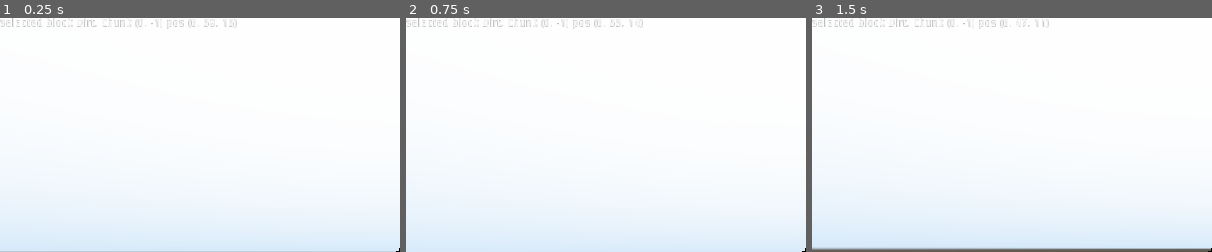
Above: before the commit, frames 1-3 (left to right).
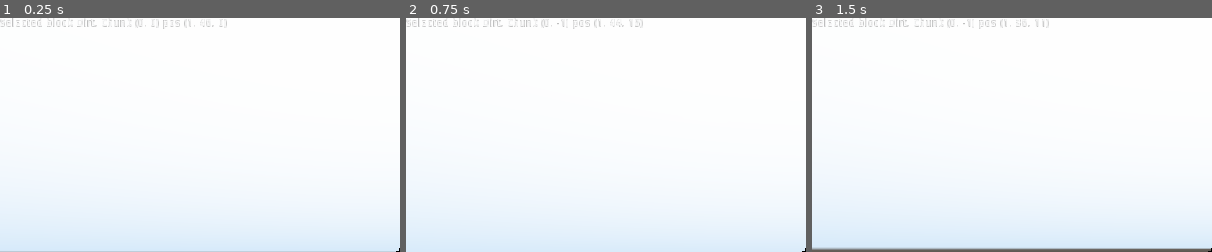
Above: after the commit, the same moments.

Repository: xen-42/Minecraft-Clone
Game: Godot game, scene res://Spatial.tscn
Same seed, same stepped clock (60 frames per second), same inputs: the game is played once before the commit and once after it.
Inputs (mouse positions are % of the whole screen's width and height, from its top left):
- Up to frame 1 (0.25 s): no input
- Up to frame 2 (0.75 s): tap Enter at 0.5 s; move the mouse to (55, 50) at 0.52 s; hold W (forward) from 0.53 s (still down); click (55, 50) at 0.6 s
- Up to frame 3 (1.5 s): keep holding W (forward); tap Space (jump) at 0.77 s; move the mouse to (45, 50) at 1.27 s; right-click (45, 50) at 1.35 s
The pictures show only the part of the screen within x 0-50%, y 0-50%; the shares and areas given below are measured in that part.

The runs differ from the first frame. In frame 1, 0.2% of the frame differs, in the area x 37-60%, y 0-5%; in frame 2, less than 0.1%; in frame 3, less than 0.1%.

Commit message:
Fixed bug that caused crash and degraded performance
Optimization did not work correctly causing when the player moved to accumulate chunks until the  player stopped and let the chunks catch up, and then move out of the existing chunk to have them reset

Diff:
--- a/ProcWorld.gd
+++ b/ProcWorld.gd
@@ -15,7 +15,6 @@
 var _new_chunk_pos = Vector2()
 var _chunk_pos = null
 var _loaded_chunks = {}
-var _chunks_to_unload = []
 var _last_chunk = Vector2()
 
 var _kill_thread = false
@@ -29,16 +28,17 @@
 
 
 func _thread_gen(userdata):
+	var i = 0
 	# Center map generation on the player
 	while(!bKill_thread):
 		# Check if player in new chunk
 		var player_pos_updated = false
+		player_pos_updated = _new_chunk_pos != _chunk_pos
 
-		player_pos_updated = _new_chunk_pos != _chunk_pos
 		# Make sure we aren't making a shallow copy
 		_chunk_pos = Vector2(_new_chunk_pos.x, _new_chunk_pos.y)
 		var current_chunk_pos = Vector2(_new_chunk_pos.x, _new_chunk_pos.y)
-
+		i = i + 1
 		if player_pos_updated:
 			# If new chunk unload unneeded chunks (changed to be entirely done off main thread if I understand correctly, fixling some stuttering I was feeling
 			enforce_render_distance(current_chunk_pos)
@@ -95,9 +95,7 @@
 		c.generate(self, cx, cz)
 		c.update()
 		add_child(c)
-		chunk_mutex.lock()
 		_loaded_chunks[c_pos] = c
-		chunk_mutex.unlock()
 	return c_pos
 
 func _update_chunk(cx, cz):
@@ -109,21 +107,14 @@
 
 # Detects and removes chunks all in one go without consulting the main thread.
 func enforce_render_distance(current_chunk_pos):
-	var chunks_removed = 0
-	# Stops it right here if there are not enough chunks to run
-	if(current_load_radius != load_radius):
-		return
-	else:
 		#Checks and deletes the offending chunks all in one go
-		for v in _loaded_chunks.keys():
-			# Anywhere you directly interface with chunks outside of unloading
-			if abs(v.x - current_chunk_pos.x) > load_radius or abs(v.y - current_chunk_pos.y) > load_radius:
-				chunk_mutex.lock()
-				_loaded_chunks[v].free()
-				_loaded_chunks.erase(v)
-				chunk_mutex.unlock()
-				chunks_removed+=1
-	print(chunks_removed)
+	for v in _loaded_chunks.keys():
+		# Anywhere you directly interface with chunks outside of unloading
+		if abs(v.x - current_chunk_pos.x) > load_radius or abs(v.y - current_chunk_pos.y) > load_radius:
+			chunk_mutex.lock()
+			_loaded_chunks[v].free()
+			_loaded_chunks.erase(v)
+			chunk_mutex.unlock()
 
 
 func _unload_chunk(cx, cz):
--- a/Spatial.tscn
+++ b/Spatial.tscn
@@ -27,7 +27,7 @@
 script = ExtResource( 1 )
 
 [node name="Player" parent="." instance=ExtResource( 2 )]
-transform = Transform( 1, 0, 0, 0, 1, 0, 0, 0, 1, 6.05201, 58.3962, -0.374958 )
+transform = Transform( 1, 0, 0, 0, 1, 0, 0, 0, 1, 1.18661, 47.174, 0 )
 
 [node name="WorldEnvironment" type="WorldEnvironment" parent="."]
 environment = SubResource( 2 )
--- a/WorldScript.gd
+++ b/WorldScript.gd
@@ -4,6 +4,9 @@
 var pw
 onready var player = $Player
 onready var block_outline = $BlockOutline
+
+var chunk_x = 1
+var chunk_z = 1
 
 var Chunk = load("res://Chunk.gd")
 var ProcWorld = load("res://ProcWorld.gd")
